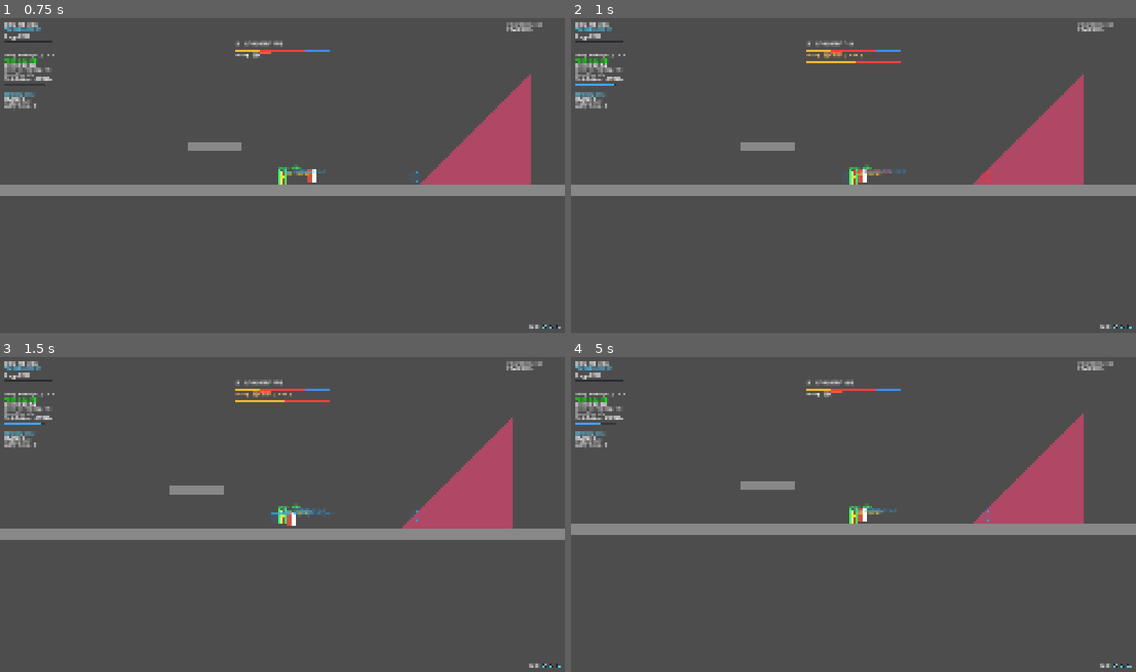
Above: before the commit, frames 1-4 (two rows, left to right).
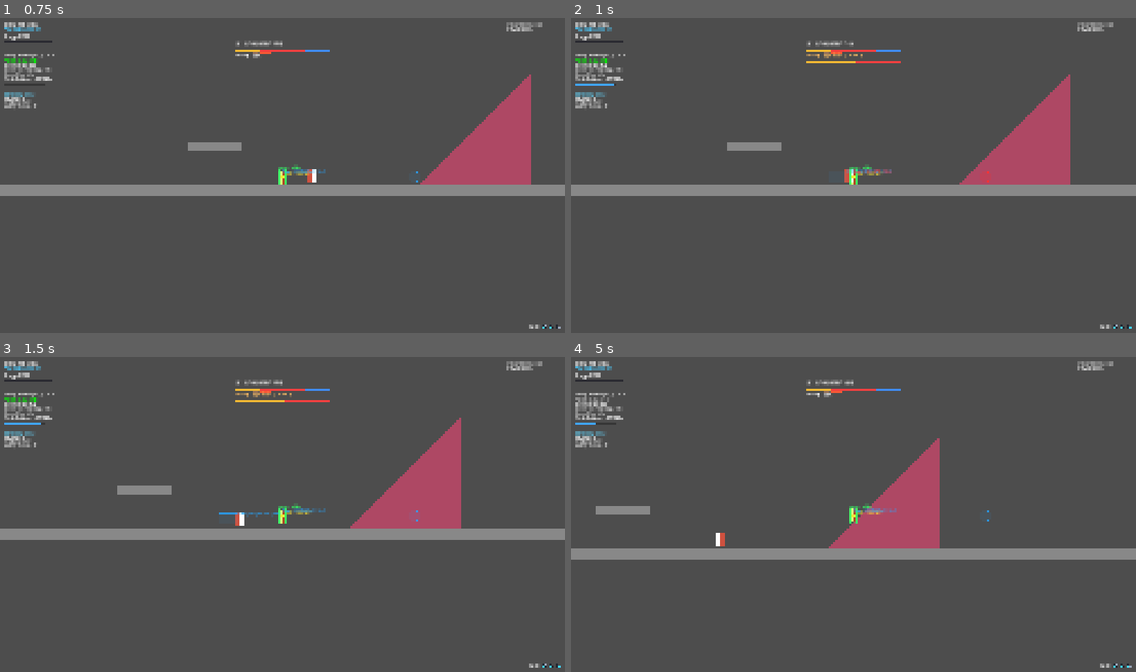
Above: after the commit, the same moments.

Repository: Guo3020/CombatLab
Game: Godot game, scene res://02_scenes/01_arena/main.tscn
Same seed, same stepped clock (60 frames per second), same inputs: the game is played once before the commit and once after it.
Inputs (mouse positions are in pixels of both pictures, inside the frame that each line leads up to):
- Up to frame 1 (0.75 s): move the mouse to (406, 159) at 0.52 s; hold D (move_right) from 0.53 s (still down); hold Right mouse button (dodge) from 0.53 s (still down); click (406, 159) at 0.67 s
- Up to frame 2 (1 s): keep holding D (move_right); keep holding Right mouse button (dodge); tap Up (jump) at 0.77 s
- Up to frame 3 (1.5 s): release D (move_right) at 1.25 s; release Right mouse button (dodge) at 1.25 s; drag from (169, 530) to (412, 514) at 1.27 s
- Up to frame 4 (5 s): move the mouse to (910, 445) at 2.02 s; hold A (move_left) 2.03-2.75 s; hold Right mouse button (dodge) 2.03-2.75 s; drag from (825, 580) to (684, 467) at 2.77 s; move the mouse to (1023, 564) at 3.52 s; hold D (move_right) 3.53-4.25 s; hold Right mouse button (dodge) 3.53-4.25 s; tap Up (jump) at 3.77 s; drag from (684, 467) to (768, 435) at 4.27 s

Frame 1 is identical in both runs. In frame 2, 1.9% of the frame differs, in the area x 27-91%, y 17-53%; in frame 3, 5.8%; in frame 4, 14%, in the area x 0-100%, y 12-65%.

Commit message:
Set Enemy collision layer and world mask

Diff:
--- a/02_scenes/03_enemies/enemy_base.tscn
+++ b/02_scenes/03_enemies/enemy_base.tscn
@@ -11,6 +11,8 @@
 size = Vector2(80, 126)
 
 [node name="EnemyBase" type="CharacterBody2D" unique_id=1045941600]
+collision_layer = 4
+collision_mask = 1
 script = ExtResource("1_d11cm")
 
 [node name="CollisionShape2D" type="CollisionShape2D" parent="." unique_id=2052551920]
